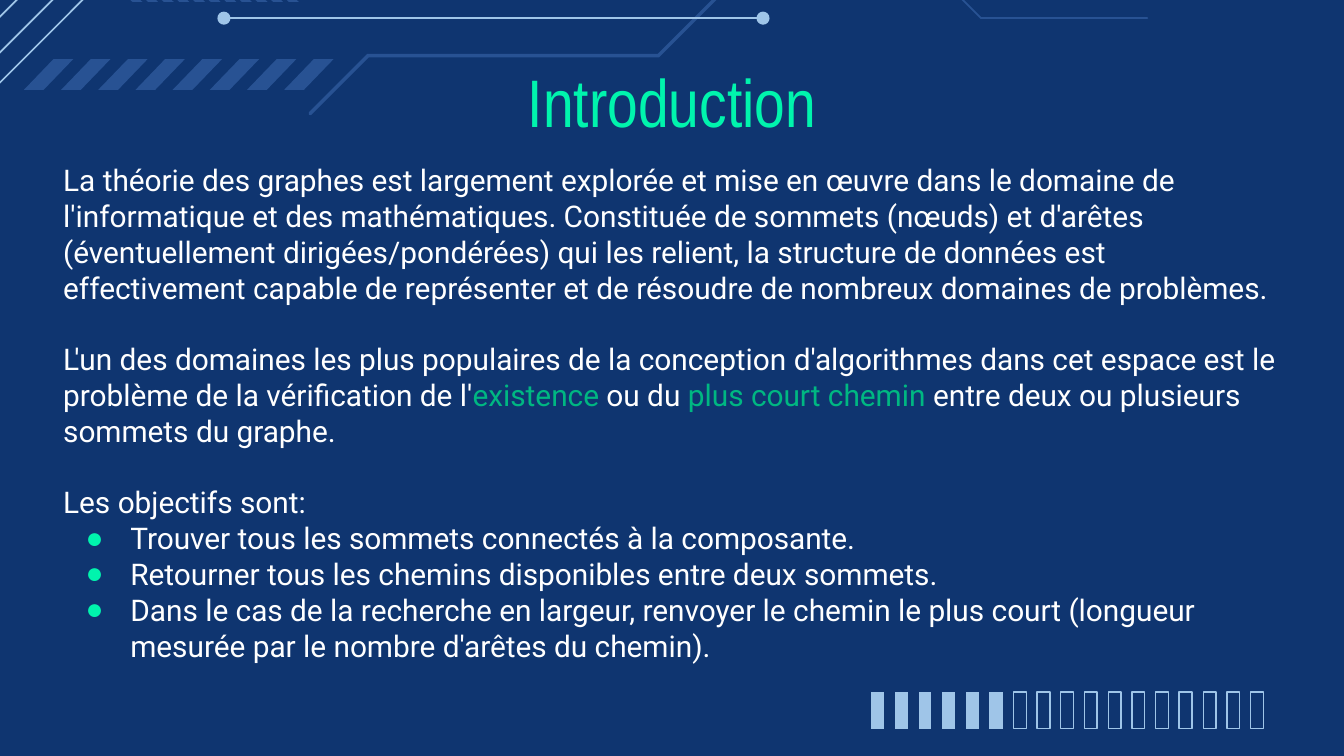
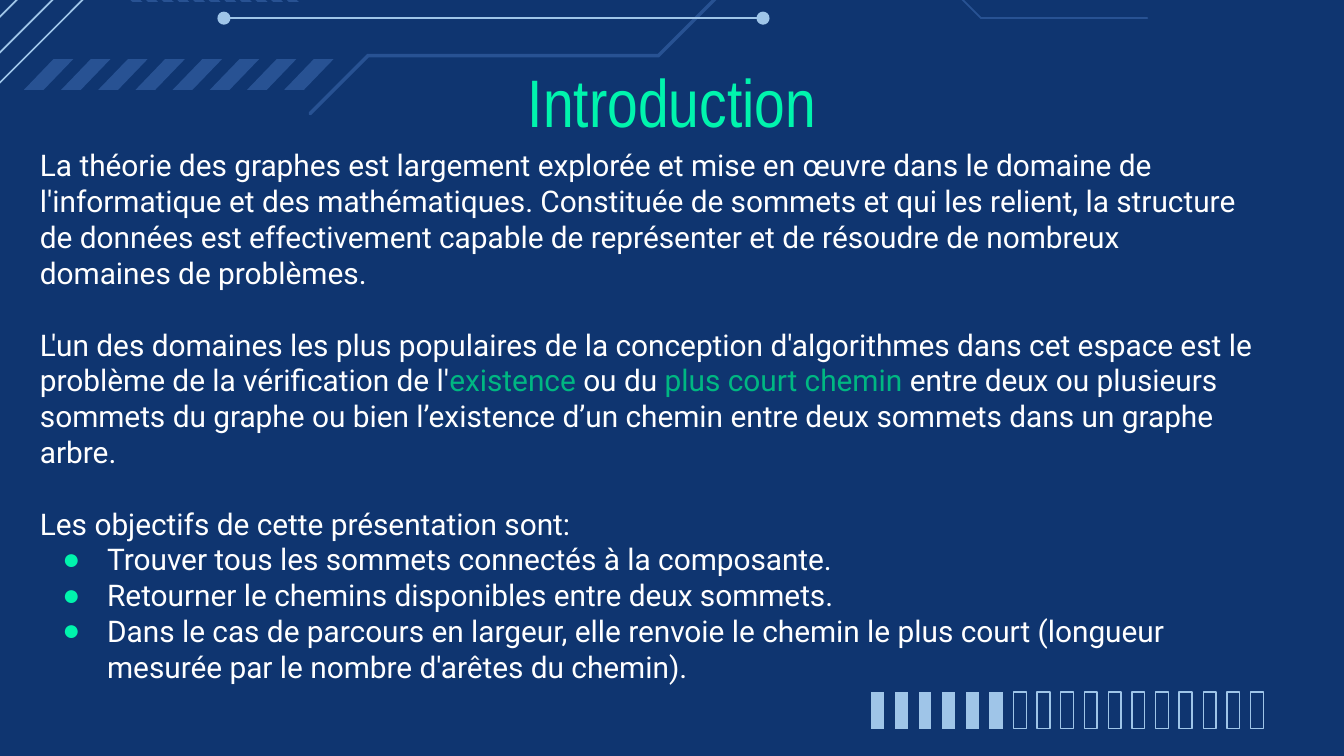
Before and after one commit to aws3ma/Theorie-des-graphes, a slide deck: slide 4 of Les algorithmes des arbres.pptx. Drawn at 1344x756 pixels with LibreOffice and Linux fonts; fonts in the diff are those of the drawing. Boxes give left, top, right and bottom in pixels: in the first picture for what was removed or moved away, otherwise in the second. Text is boxed around its words. In the diff, an @@ line names an element or a change of style, - is before the commit and + after.

```diff
--- a/Les algorithmes des arbres.pptx
+++ b/Les algorithmes des arbres.pptx
@@ text "La théorie des graphes est ...": place and size @@
-text "La théorie des graphes est ..." at <box>63,168,1275,664</box>
+text "La théorie des graphes est ..." at <box>40,153,1252,685</box>
@@ text at <box>40,153,1252,542</box>: text changed @@
-La théorie des graphes est largement explorée et mise en œuvre dans le domaine de l'informatique et des mathématiques. Constituée de sommets (nœuds) et d'arêtes (éventuellement dirigées/pondérées) qui les relient, la structure de données est effectivement capable de représenter et de résoudre de nombreux domaines de problèmes.
-L'un des domaines les plus populaires de la conception d'algorithmes dans cet espace est le problème de la vérification de l'existence ou du plus court chemin entre deux ou plusieurs sommets du graphe.
-Les objectifs sont:
+La théorie des graphes est largement explorée et mise en œuvre dans le domaine de l'informatique et des mathématiques. Constituée de sommets et qui les relient, la structure de données est effectivement capable de représenter et de résoudre de nombreux domaines de problèmes.
+L'un des domaines les plus populaires de la conception d'algorithmes dans cet espace est le problème de la vérification de l'existence ou du plus court chemin entre deux ou plusieurs sommets du graphe ou bien l’existence d’un chemin entre deux sommets dans un graphe arbre.
+Les objectifs de cette présentation sont:
@@ text at <box>107,583,1164,685</box>: text changed @@
-● Retourner tous les chemins disponibles entre deux sommets.
-● Dans le cas de la recherche en largeur, renvoyer le chemin le plus court (longueur mesurée par le nombre d'arêtes du chemin).
+● Retourner le chemins disponibles entre deux sommets.
+● Dans le cas de parcours en largeur, elle renvoie le chemin le plus court (longueur mesurée par le nombre d'arêtes du chemin).
```
Also in this commit, not shown: 7 other slides changed.
